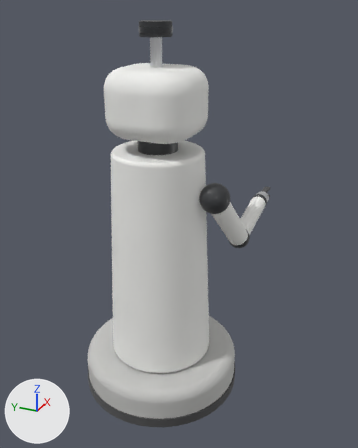
The glTF model app/api/cad/prebuilt/showcase_home_robot/v1.glb as it was, and as the next commit left it.
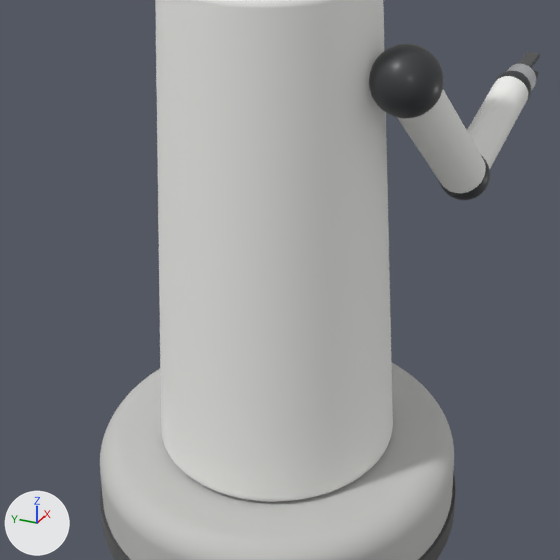
There are two pictures of each version: one whole from a 50 mm camera at (-1.128, -0.568, 1.134) aimed at (0.114, -0.009, 0.513), one close up on the part from 13% to 78% of the width and 37% to 89% of the height. Every picture has the same lights, and +X, +Y and +Z are marked at lower left. The older version's two pictures come first. Where no turn or scale is listed for an object, it has been applied to the vertices.

Names of what the first close-up shows: 'accent.1', 'body.1', 'body.3', 'body.4', 'coat.3', 'rubber.1' and 4 more.
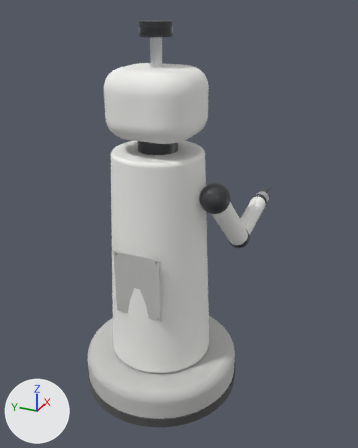
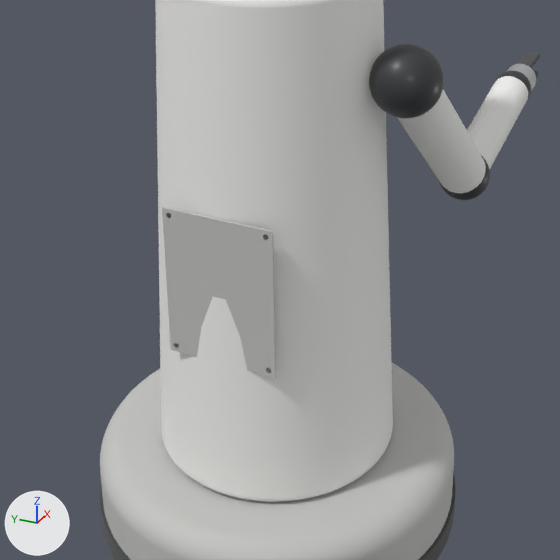
Where the change shows, as pixel boxes [x1, y1, x2, y2] in the close-ups (560 x 560 px):
'accent.145', added
    after: [162, 207, 276, 378]

Patch to the scene script:
```diff
--- a/app/api/cad/prebuilt/showcase_home_robot/v1.glb.py
+++ b/app/api/cad/prebuilt/showcase_home_robot/v1.glb.py
@@ me_accent_145 @@
+me_accent_145.from_pydata(...)  # a box spanning x -0.001..0.001, y -0.068..0.068, z -0.093..0.093
+me_accent_145.materials.append(mat_lower_shell)  # light grey #c4c4c1
@@ ob_accent_145 @@
+ob_accent_145 = bpy.data.objects.new('accent.145', me_accent_145)
+ob_accent_145.location = (-0.137, 0.0, 0.432)
```
